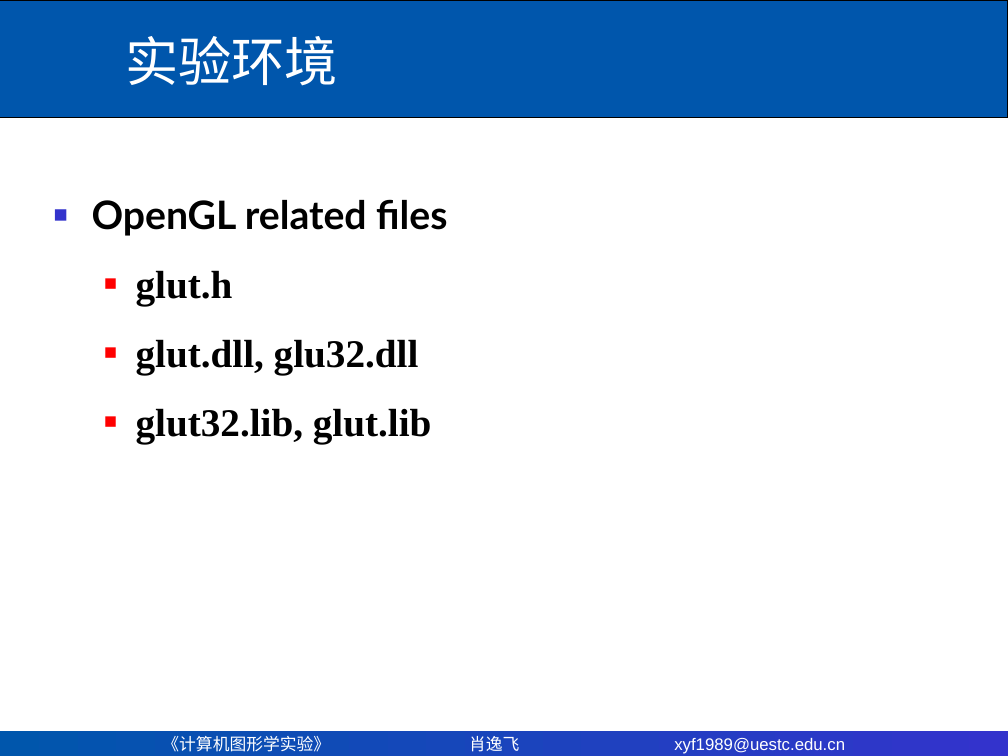
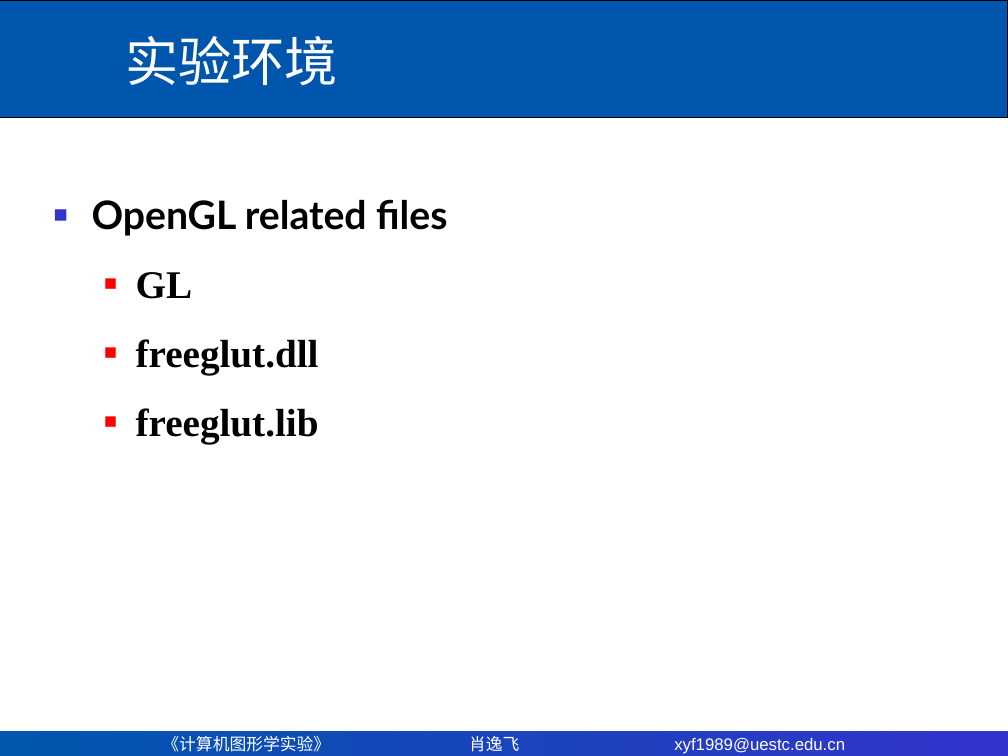
Before and after one commit to canUuuu/Computer-Graphics-Lab, a slide deck: slide 8 of 计算机图形学资料/计算机图形学资料/计算机图形学实验.pptx. Drawn at 1008x756 pixels with LibreOffice and Linux fonts; fonts in the diff are those of the drawing; background and template pictures are left out. Boxes give left, top, right and bottom in pixels: in the first picture for what was removed or moved away, otherwise in the second. Text is boxed around its words. In the diff, an @@ line names an element or a change of style, - is before the commit and + after.

```diff
--- a/计算机图形学资料/计算机图形学资料/计算机图形学实验.pptx
+++ b/计算机图形学资料/计算机图形学资料/计算机图形学实验.pptx
@@ text at [136, 272, 319, 444]: text changed @@
-  ■ glut.h
-  ■ glut.dll, glu32.dll
-  ■ glut32.lib, glut.lib
+  ■ GL
+  ■ freeglut.dll
+  ■ freeglut.lib
```
Also in this commit, not shown: 26 other files.
